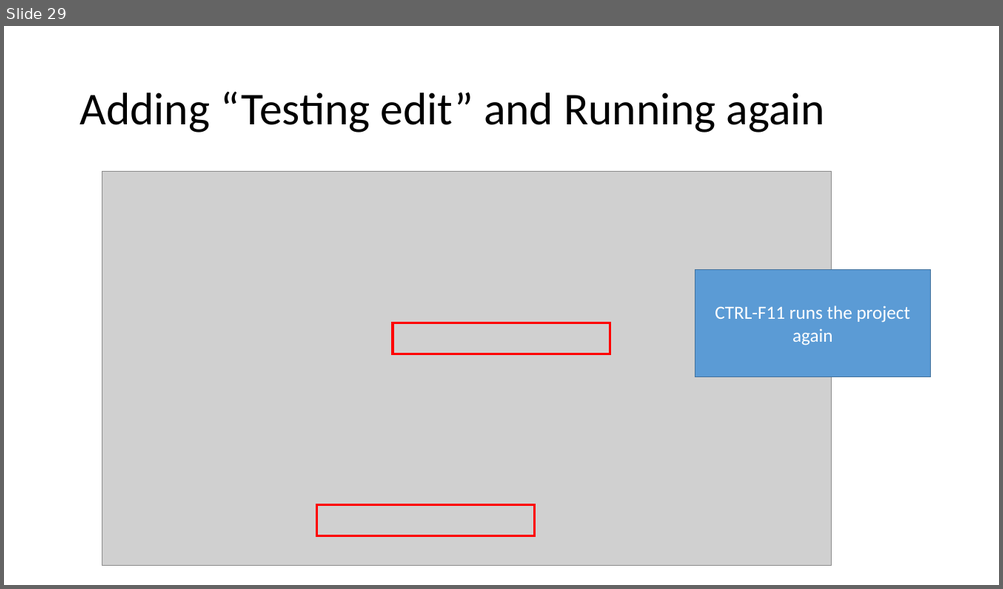
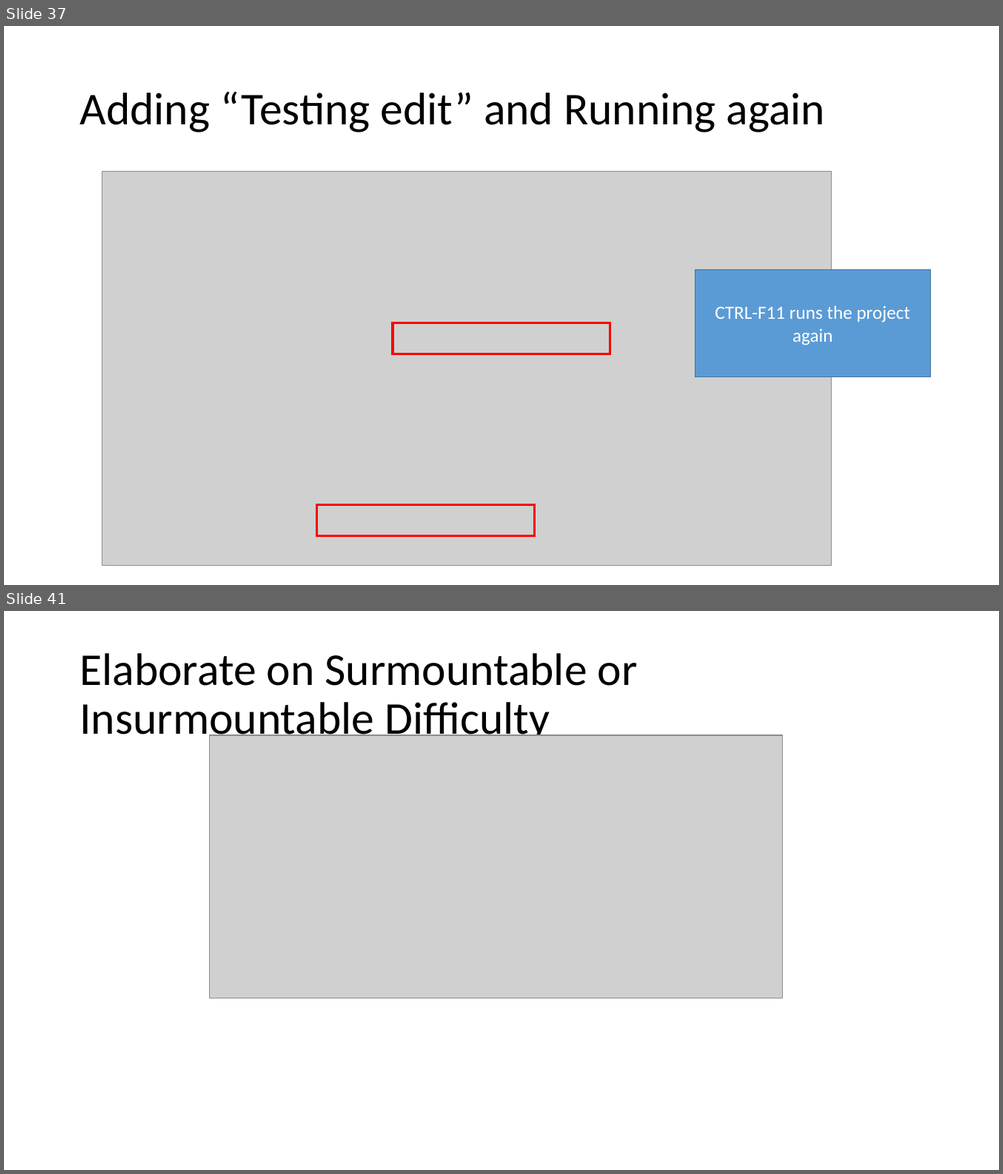
Before and after one commit to pdewan/ConcurrentProgrammingTrainingExamples, a slide deck: Documents/EclipseOpenMPTraining.pptx. Shown one above the other, each under a label of ours: slide 29 before the commit, slides 37 and 41 after it; the slides between them are not shown. The pictures are 1003x589 and 1003x1174 pixels, drawn with LibreOffice and Linux fonts; fonts in the diff are those of the drawing; grey boxes stand for pictures. Boxes give left, top, right and bottom in pixels: in the first picture for what was removed or moved away, otherwise in the second. Text is boxed around its words. In the diff, an @@ line names an element or a change of style, - is before the commit and + after.

```diff
--- a/Documents/EclipseOpenMPTraining.pptx
+++ b/Documents/EclipseOpenMPTraining.pptx
@@ slide 41 added at (4,611,999,1170), background #FFFFFF @@
@@ title added at (79,653,637,745), 44 pt, text #000000 @@
+Elaborate on Surmountable or Insurmountable Difficulty
@@ picture added at (209,735,782,999) @@
@@ what was slide 29 is now slide 37 @@
```
Also in this commit, not shown: 1 slide changed, 18 other slides added, 1 other file.
